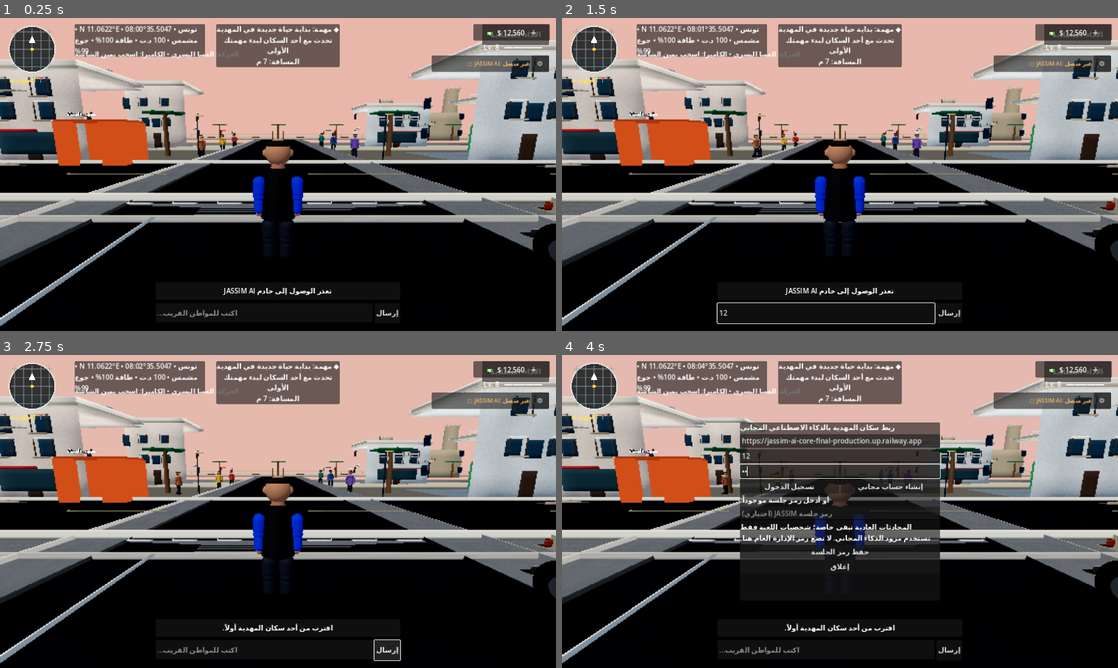
Above: before the commit, frames 1-4 (two rows, left to right).
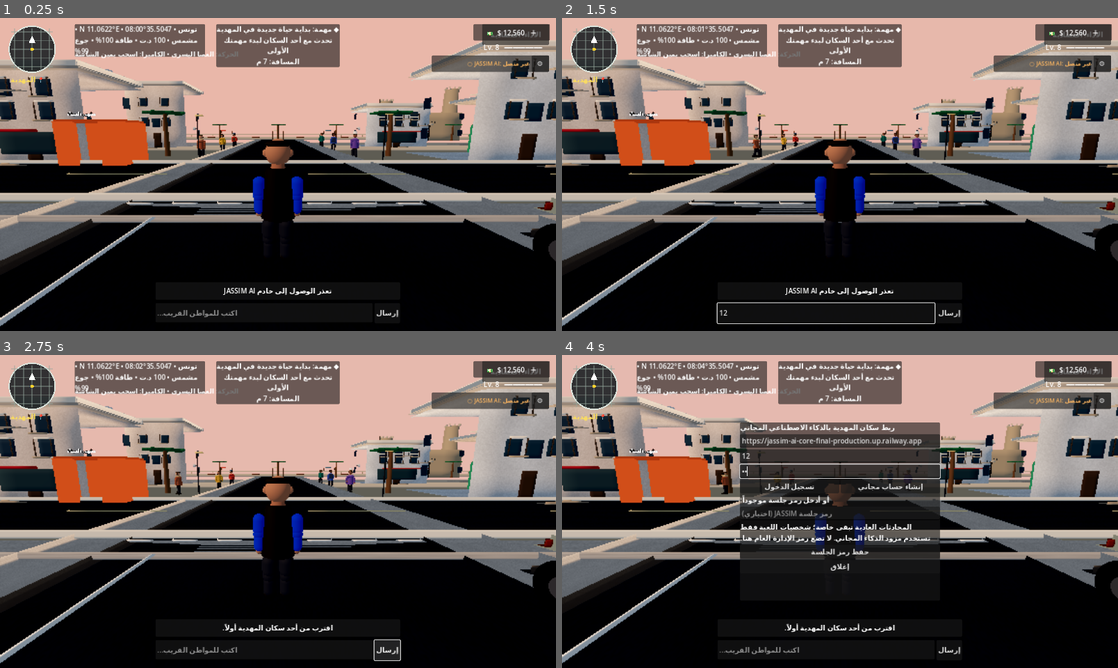
Above: after the commit, the same moments.

Repository: stevennpllk-crypto/REAL-LIFE-MAHDIA
Game: Godot game, scene res://scenes/Main.tscn
Two runs of this game, one before a commit and one after it. Both use one fixed random seed, a clock stepped at 60 frames per second and the inputs below.
Inputs (mouse positions are in pixels of both pictures, inside the frame that each line leads up to):
- Up to frame 1 (0.25 s): no input
- Up to frame 2 (1.5 s): click (828, 312) at 0.52 s; type "12" at 0.6 s; click "الأداء: اقتصادية" at 1.25 s
- Up to frame 3 (2.75 s): click "إرسال" at 2 s
- Up to frame 4 (4 s): click "⚙" at 2.75 s; click (840, 455) at 3.52 s; type "12" at 3.6 s; click (840, 470) at 3.75 s; type "12" at 3.83 s; click (840, 514) at 3.98 s

The runs differ from the first frame. In frame 1, 15% of the frame differs, in the area x 0-100%, y 7-97%; in frame 2, 15%; in frame 3, 15%; in frame 4, 12%.

Commit message:
Improve realism with time-of-day sun movement and warm lighting

Diff:
--- a/scripts/world_systems.gd
+++ b/scripts/world_systems.gd
@@ -29,6 +29,18 @@
 	elif weather == "ممطر":
 		weather_light = 0.58
 	if is_instance_valid(sun):
+		# Move the sun across the Mediterranean sky instead of keeping noon-like
+		# shadows fixed all day. Keep the elevation shallow at dawn/night and
+		# highest around solar noon; the existing quality tier controls shadows.
+		var solar_phase := fposmod(hour - 6.0, 24.0) / 24.0
+		var sun_elevation := sin(clampf(daylight, 0.0, 1.0) * PI * 0.5)
+		sun.rotation_degrees = Vector3(
+			lerpf(-82.0, -18.0, sun_elevation),
+			-90.0 + solar_phase * 360.0,
+			0.0
+		)
+		var warm_light := 1.0 - clampf(absf(hour - 12.5) / 6.5, 0.0, 1.0)
+		sun.light_color = Color(1.0, 0.78, 0.62).lerp(Color(1.0, 0.96, 0.86), warm_light)
 		sun.light_energy = daylight * weather_light
 	if is_instance_valid(environment):
 		# Lightweight sky colour cycle: no procedural sky shader or extra GPU passes.
